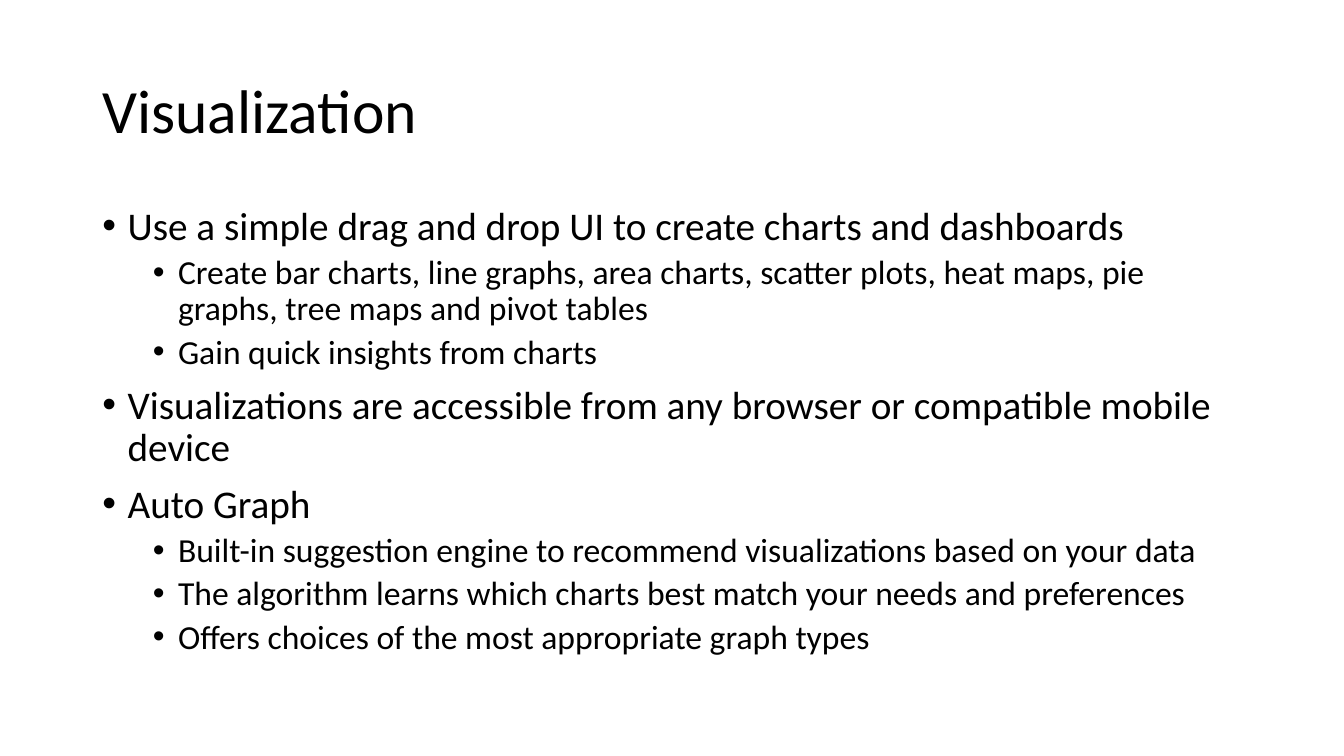
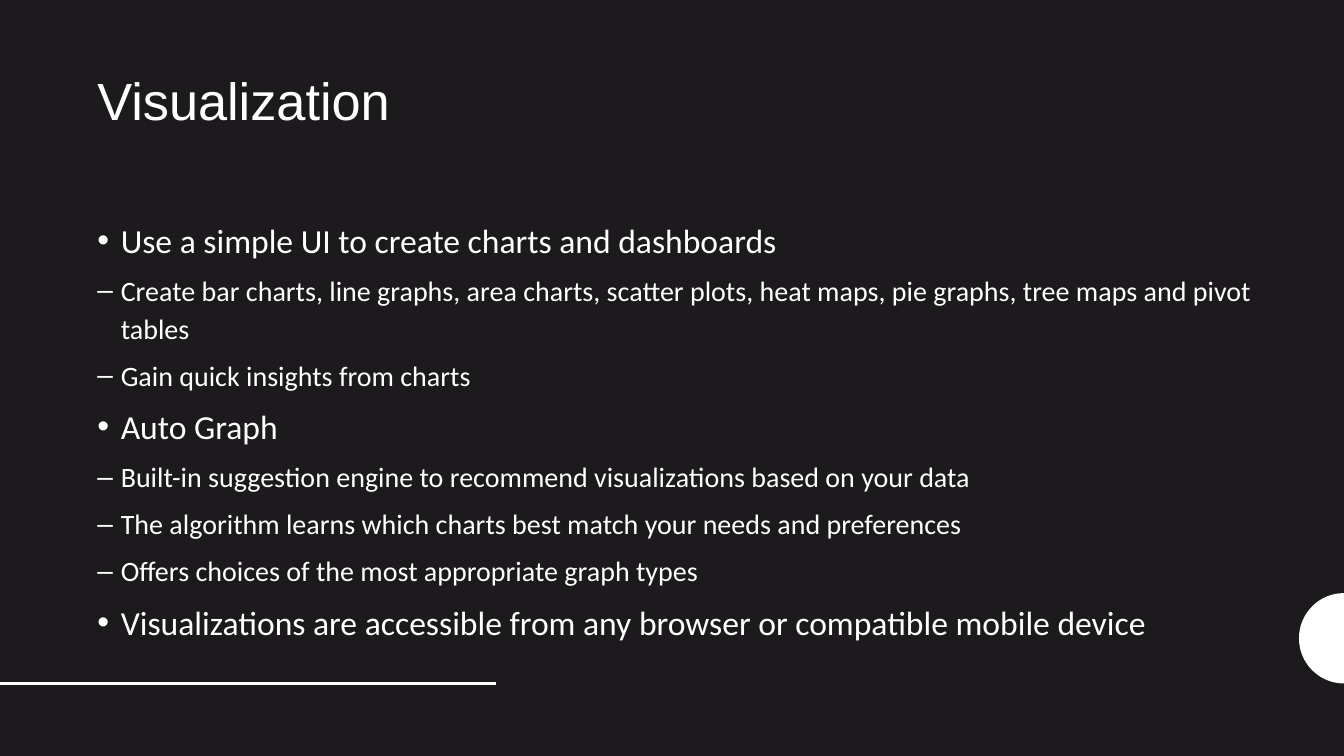
Before and after one commit to Team7-MSBA/BigData-AWS, a slide deck: slide 5 of QuickSight.pptx. Drawn at 1344x756 pixels with LibreOffice and Linux fonts; fonts in the diff are those of the drawing. Boxes give left, top, right and bottom in pixels: in the first picture for what was removed or moved away, otherwise in the second. Text is boxed around its words. In the diff, an @@ line names an element or a change of style, - is before the commit and + after.

```diff
--- a/QuickSight.pptx
+++ b/QuickSight.pptx
@@ background #FFFFFF to #1D1A1D @@
@@ title "Visualization": place and size @@
-title "Visualization" at <box>102,90,417,134</box>
+title "Visualization" at <box>97,82,389,121</box>
@@ title "Visualization" at <box>97,82,389,121</box>: size 44 to 37.3 pt, font Calibri to Arial, text colour #000000 to #FFFFFF; vertical alignment middle to top @@
@@ text "Use a simple UI to ...": place and size @@
-text "Use a simple UI to ..." at <box>128,212,1211,655</box>
+text "Use a simple UI to ..." at <box>121,229,1251,641</box>
@@ text at <box>121,229,776,259</box>: text changed; size 28 to 24 pt; text colour #000000 to #FFFFFF @@
-• Use a simple drag and drop UI to create charts and dashboards
+• Use a simple UI to create charts and dashboards
@@ text at <box>121,281,1251,586</box>: size 24 to 20 pt in "Create bar charts, line graphs, area charts, ...", "Gain quick insights from charts", "Built-in suggestion engine to recommend visualizations based ...", "The algorithm learns which charts best match ..." and 1 more places; text colour #000000 to #FFFFFF in "Create bar charts, line graphs, area charts, ...", "Gain quick insights from charts", "Auto Graph", "Built-in suggestion engine to recommend visualizations based ..." and 2 more places; size 28 to 24 pt in "Auto Graph"; bullet • to –; line spacing 0.9 to 1.12; more space between paragraphs; indent changed; less space between paragraphs @@
@@ text at <box>128,391,1211,462</box>: paragraph removed @@
-• Visualizations are accessible from any browser or compatible mobile device
@@ freeform shape added at <box>1300,593,1344,684</box>, fill #FFFFFF @@
@@ text at <box>121,611,1146,641</box>: paragraph added @@
+• Visualizations are accessible from any browser or compatible mobile device
@@ line added from (0, 684) to (496, 684), #FFFFFF 2 pt @@
```
Also in this commit, not shown: 7 other slides changed, 2 slides added, 2 slides removed.
